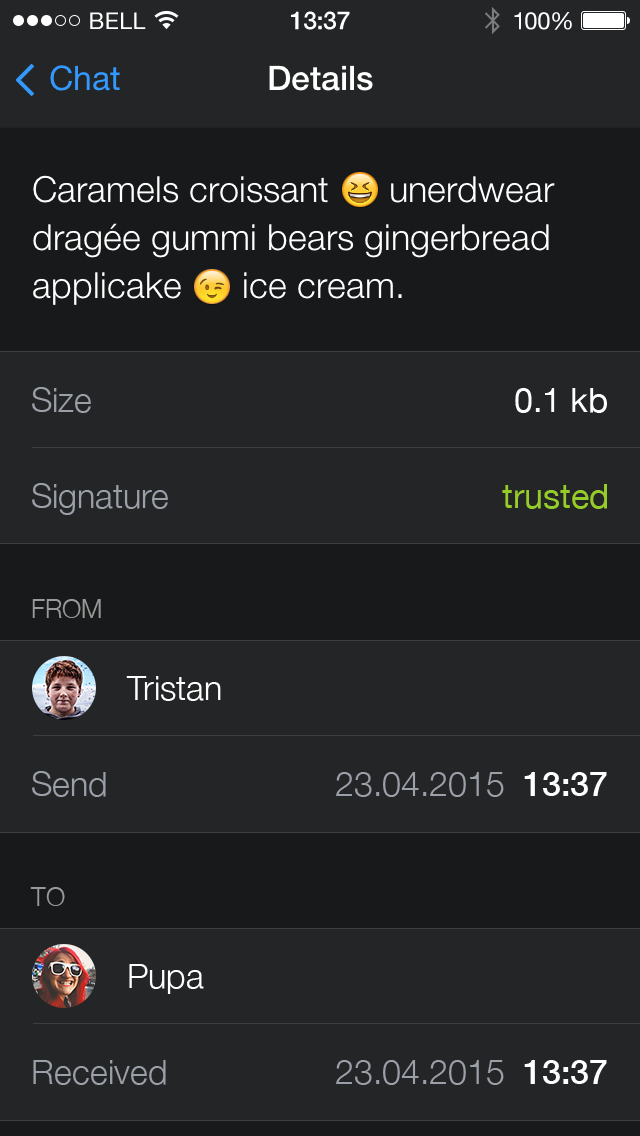
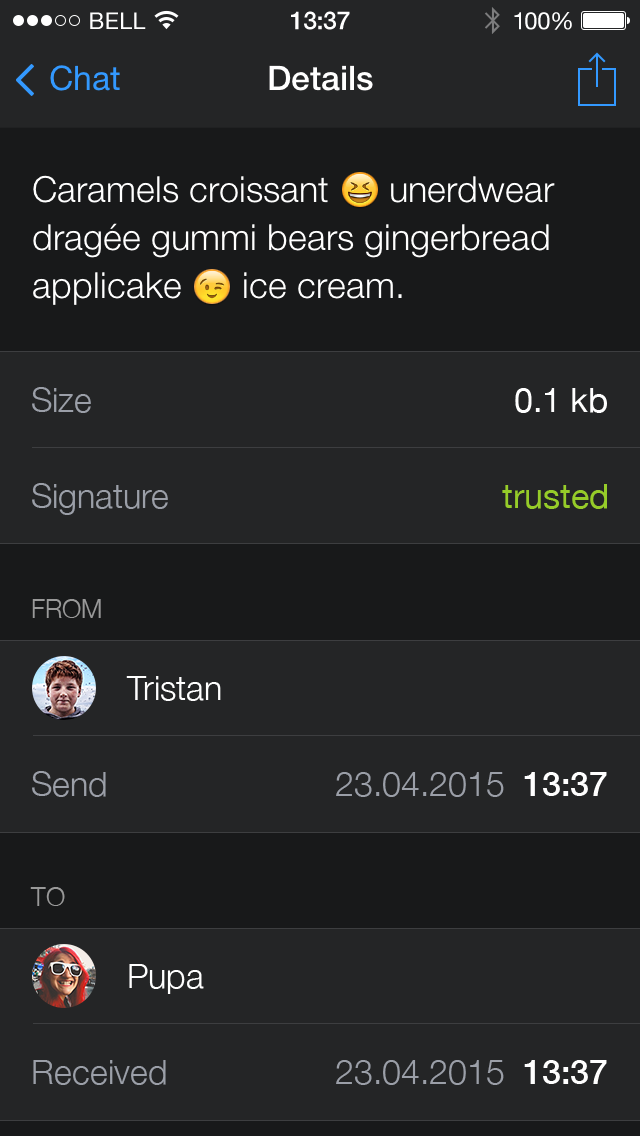
Two versions of the same layered image (640 × 1136). Layer-by-layer changes:
added layer "share.svg" in group "Nav Bar" over [578, 52, 616, 106]
